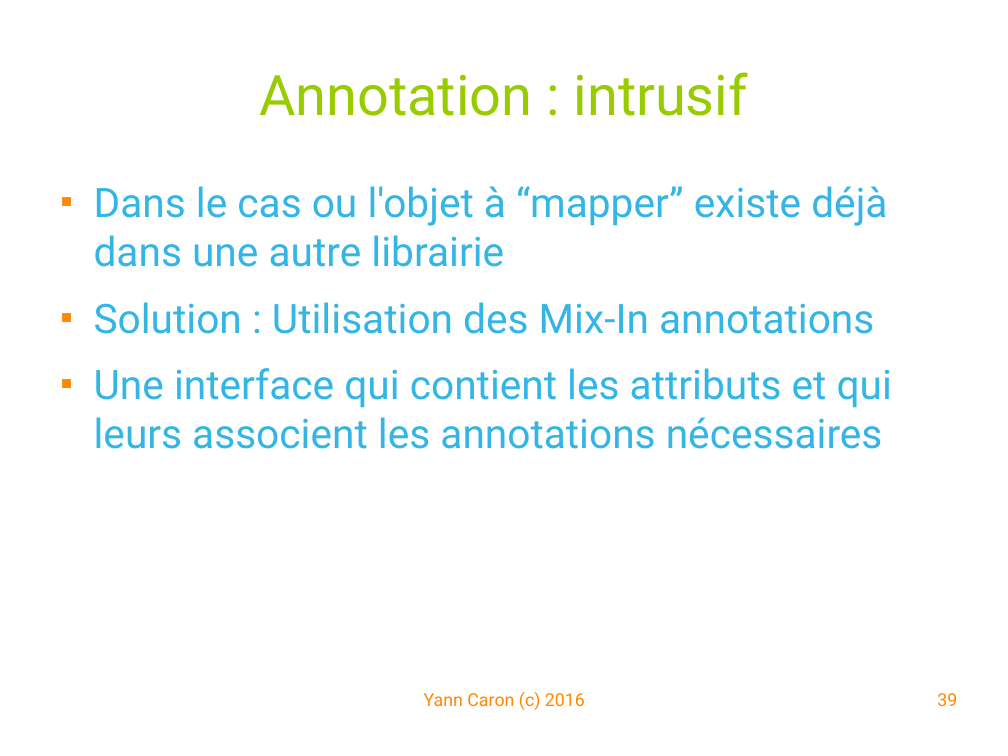
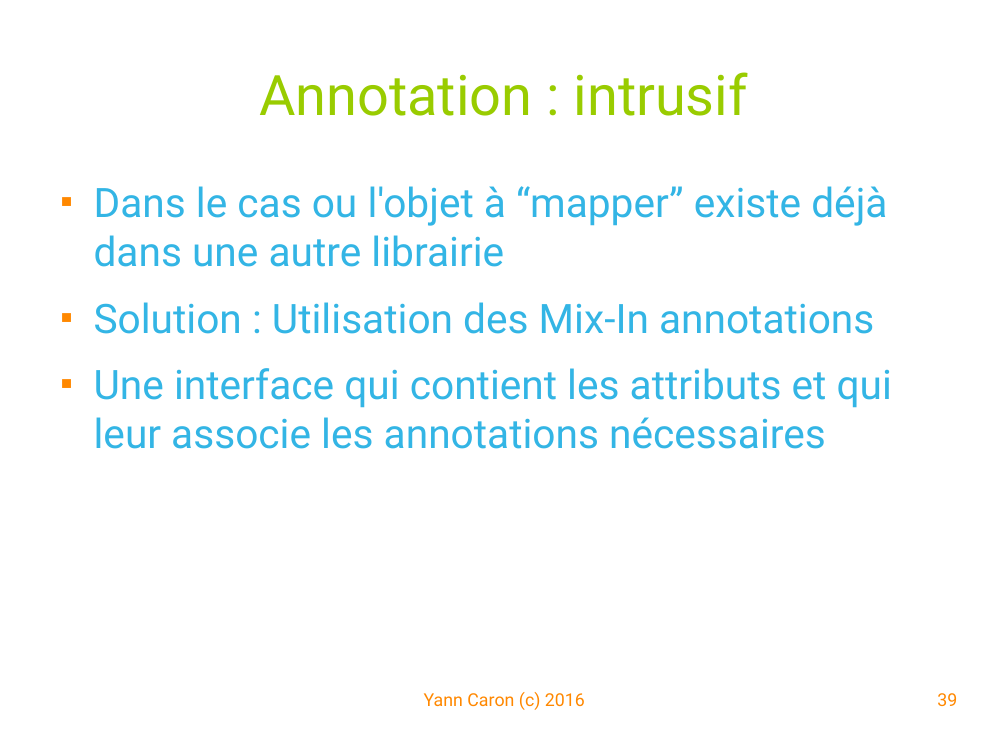
Before and after one commit to YannCaron/Android-ENSG, a slide deck: slide 39 of 09 - WebServices.odp. Drawn at 1008x756 pixels with LibreOffice and Linux fonts; fonts in the diff are those of the drawing; background and template pictures are left out. Boxes give left, top, right and bottom in pixels: in the first picture for what was removed or moved away, otherwise in the second. Text is boxed around its words. In the diff, an @@ line names an element or a change of style, - is before the commit and + after.

```diff
--- a/09 - WebServices.odp
+++ b/09 - WebServices.odp
@@ text at <box>94,368,892,449</box>: text changed @@
-■ Une interface qui contient les attributs et qui leurs associent les annotations nécessaires
+■ Une interface qui contient les attributs et qui leur associe les annotations nécessaires
```
Also in this commit, not shown: 9 other slides changed.
